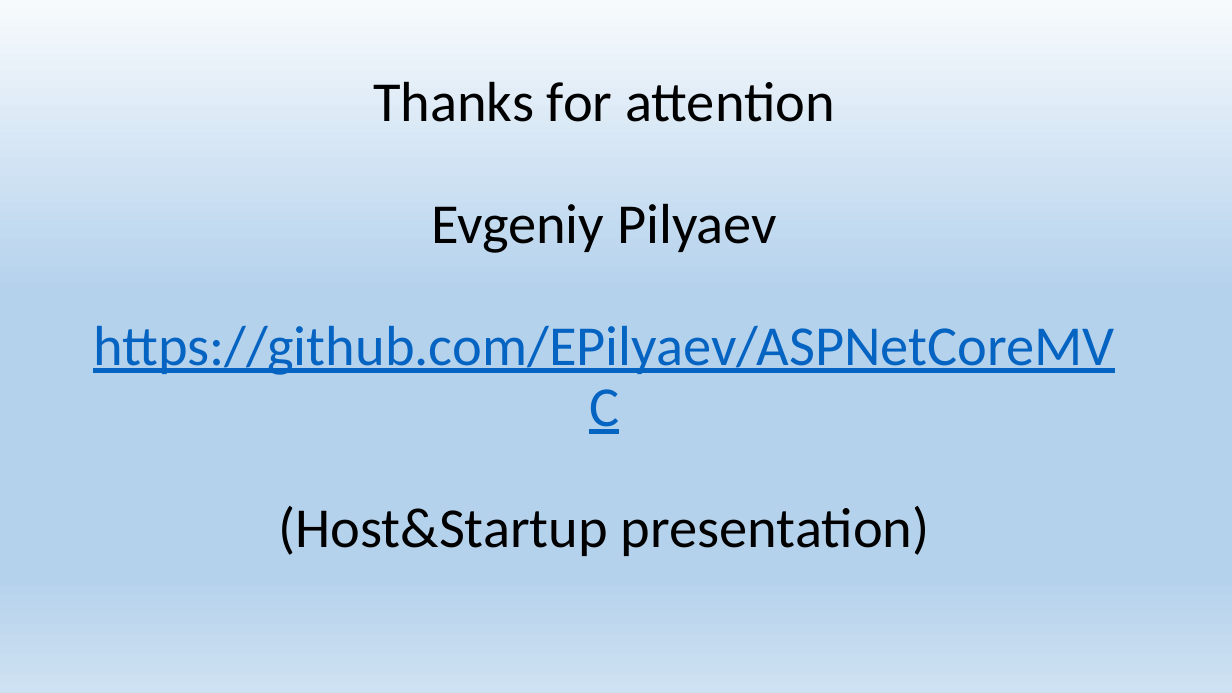
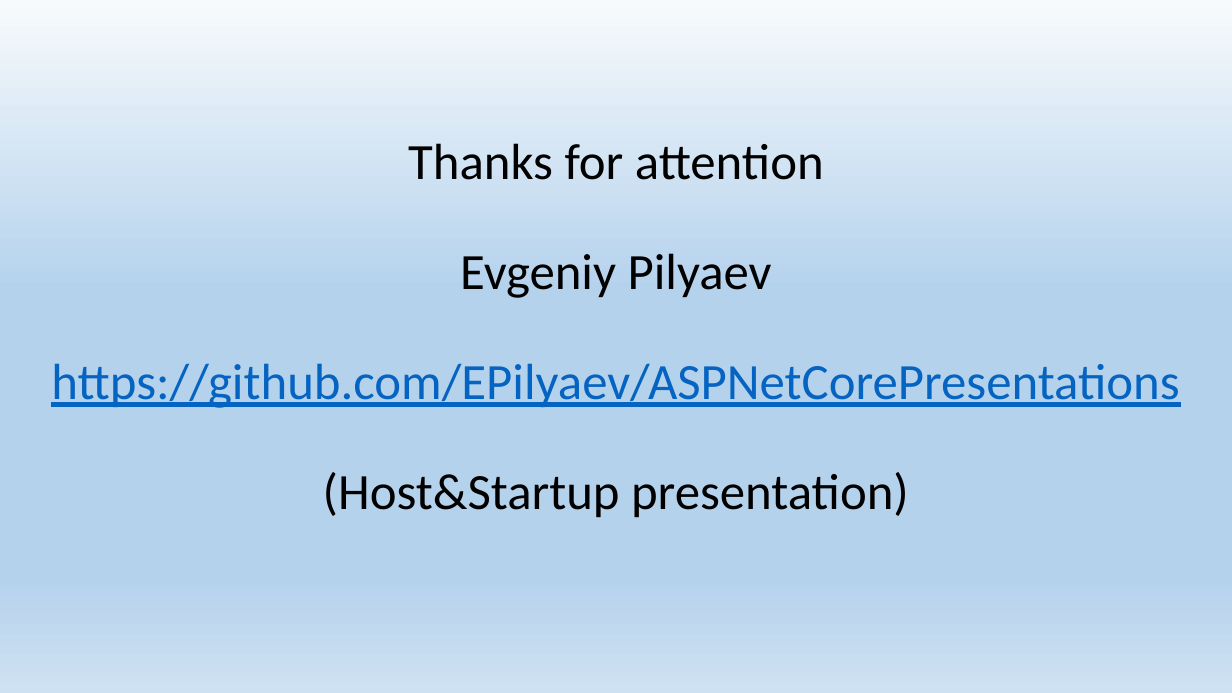
Before and after one commit to EPilyaev/ASPNetCoreMVC, a slide deck: slide 51 of Host&Startup.pptx. Drawn at 1232x693 pixels with LibreOffice and Linux fonts; fonts in the diff are those of the drawing. Boxes give left, top, right and bottom in pixels: in the first picture for what was removed or moved away, otherwise in the second. Text is boxed around its words. In the diff, an @@ line names an element or a change of style, - is before the commit and + after.

```diff
--- a/Host&Startup.pptx
+++ b/Host&Startup.pptx
@@ title at [51, 143, 1179, 518]: text changed; size 44 to 39.6 pt @@
-Thanks for attention
-Evgeniy Pilyaev
-https://github.com/EPilyaev/ASPNetCoreMVC
-(Host&Startup presentation)
+Thanks for attention
+Evgeniy Pilyaev
+https://github.com/EPilyaev/ASPNetCorePresentations
+(Host&Startup presentation)
```
Also in this commit, not shown: 1 other file.
